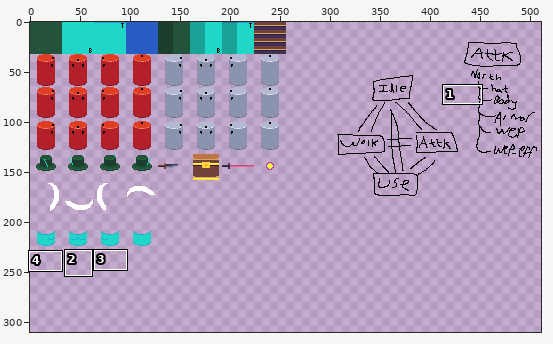
Edited in one commit: sprite sheet (Content/sheit.png). The picture above shows the old version from afar; the outline marks the close-up.
Close-up. First the earlier version:
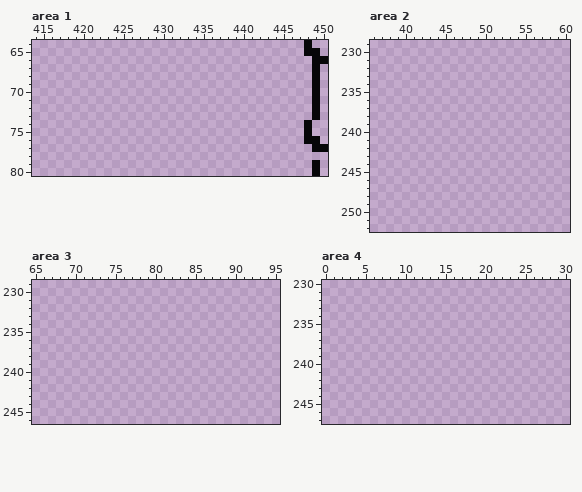
The file is 512x512 pixels. Colours within 5 levels of each other are drawn and written as one. Shown: area 1: x 414..450, y 64..80; area 2: x 36..60, y 229..252; area 3: x 65..95, y 229..246; area 4: x 0..30, y 230..247. The wide view leaves out empty margins. The commit also changed other parts of the picture, which this record leaves out.
The result:
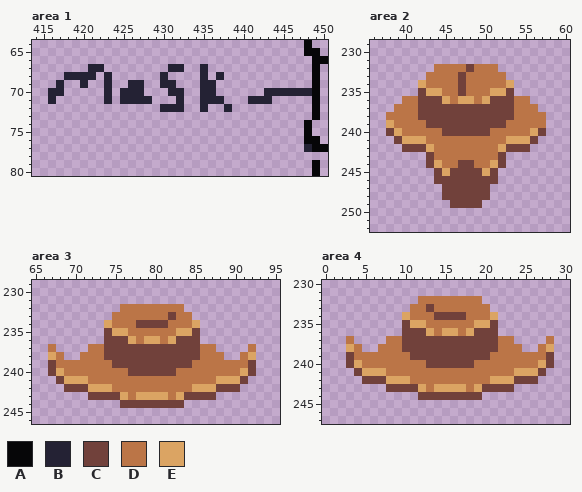
Palette (. is transparent): A #060608  B #242234  C #71413b  D #bb7547  E #dba463
From old to new:
Changed rows in their new state; - is an unchanged pixel.
Area 1:
first column x 416:
67 -----BB--------BB--B-------------
68 --BBBB-B------B----B-B-----------
69 -B--B--B--BB--BB---BB------------
70 BB-----B-BBB---BB--BB------BBBBBB
71 B------B-BBBB---B--BBB---BBB-----
72 --------------BBB--B--B----------
first column x 448:
77 B
Area 2:
first column x 38:
232 ------DDDDCDDD------
233 -----DDDDCDDDDD-----
234 ----EDDDDCDDDDDE----
235 ----CEEDDCDDDEEC----
236 --DDCCCEDEEDECCCDD--
237 -DDDCCCCCCCCCCCCDDD-
238 DDDDCCCCCCCCCCCCDDDD
239 EDDDDCCCCCCCCCCDDDDD
240 CEDDDDDCCCCCCDDDDDEC
241 -CEEEDDDDDDDDDDEEEC-
242 --CCCEDDDDDDDDECCC--
243 -----CDDDDDDDDC-----
244 -----CEDDCCDDEC-----
245 ------CECCCCEC------
246 ------CCCCCCCC------
247 -------CCCCCC-------
248 -------CCCCCC-------
249 --------CCCC--------
Area 3:
first column x 67:
232 ---------DDDDDDDD---------
233 --------DDDDDDDCDD--------
234 -------EDDDCCCCDDDE-------
235 -------CEEDDDDDDEEC-------
236 -------CCCEDEEDECCC-------
237 D----DDCCCCCCCCCCCCDD----D
238 ED--DDDCCCCCCCCCCCCDDD--DE
239 CDDDDDDDCCCCCCCCCCDDDDDDDC
240 CEDDDDDDDDCCCCCCDDDDDDDDEC
241 -CEEEDDDDDDDDDDDDDDDDEEEC-
242 --CCCEEEDDDDDDDDDDEEECCC--
243 -----CCCCEDEEEEDECCCC-----
244 ---------CCCCCCCC---------
Area 4:
first column x 3:
232 ---------DDDDDDDD---------
233 --------DDCDDDDDDD--------
234 -------EDDDCCCCDDDE-------
235 -------CEEDDDDDDEEC-------
236 -------CCCEDEEDECCC-------
237 D----DDCCCCCCCCCCCCDD----D
238 ED--DDDCCCCCCCCCCCCDDD--DE
239 CDDDDDDDCCCCCCCCCCDDDDDDDC
240 CEDDDDDDDDCCCCCCDDDDDDDDEC
241 -CEEEDDDDDDDDDDDDDDDDEEEC-
242 --CCCEEEDDDDDDDDDDEEECCC--
243 -----CCCCEDEEEEDECCCC-----
244 ---------CCCCCCCC---------
Where, in picture pixels (left, top, right, bottom), the same in both close-ups:
added: (48, 64, 312, 112)
added: (304, 144, 312, 152)
added: (386, 64, 546, 208)
added: (48, 304, 256, 408)
added: (346, 296, 554, 400)
